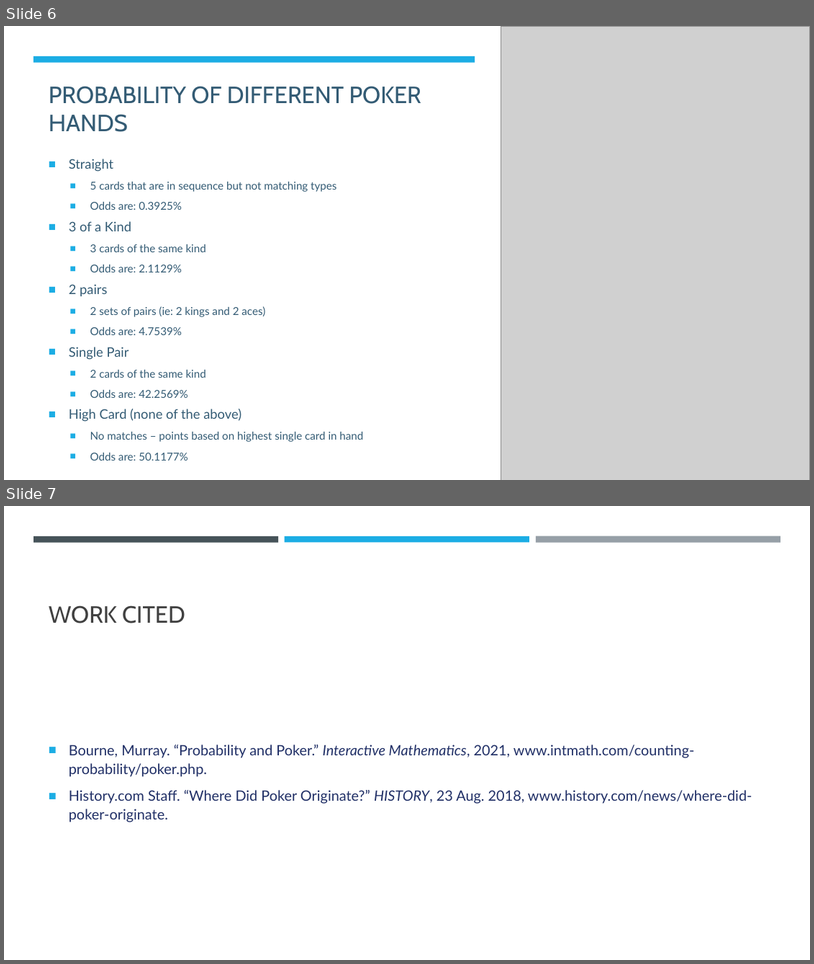
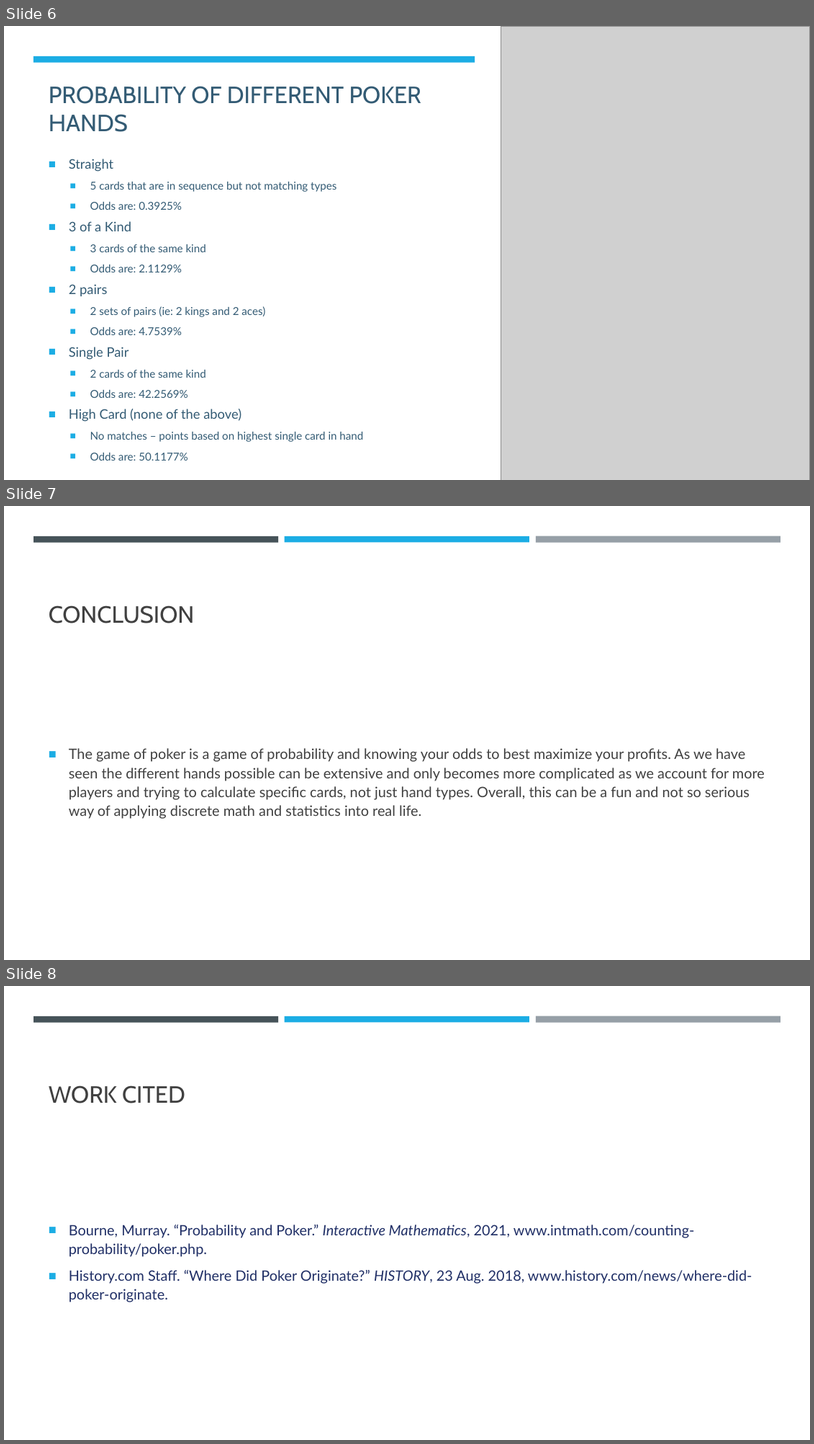
Before and after one commit to JonathanWilliamsCS/CS-131_Project, a slide deck: Probability in Poker.pptx. Shown one above the other, each under a label of ours: slides 6 and 7 before the commit, slides 6, 7 and 8 after it. The pictures are 814x964 and 814x1444 pixels, drawn with LibreOffice and Linux fonts; fonts in the diff are those of the drawing; grey boxes stand for pictures. Boxes give left, top, right and bottom in pixels: in the first picture for what was removed or moved away, otherwise in the second. Text is boxed around its words. In the diff, an @@ line names an element or a change of style, - is before the commit and + after.

```diff
--- a/Probability in Poker.pptx
+++ b/Probability in Poker.pptx
@@ slide 7 added at (x1=4, y1=506, x2=810, y2=960), background #FFFFFF; not listed: 3 template elements that a slide beside it also shows @@
@@ title added at (x1=49, y1=605, x2=195, y2=623), 28 pt, text #404040 @@
+CONCLUSION
@@ text added at (x1=69, y1=748, x2=765, y2=818), 17 pt, text #404040 @@
+■ The game of poker is a game of probability and knowing your odds to best maximize your profits. As we have seen the different hands possible can be extensive and only becomes more complicated as we account for more players and trying to calculate specific cards, not just hand types. Overall, this can be a fun and not so serious way of applying discrete math and statistics into real life.
@@ what was slide 7 is now slide 8 @@
```
